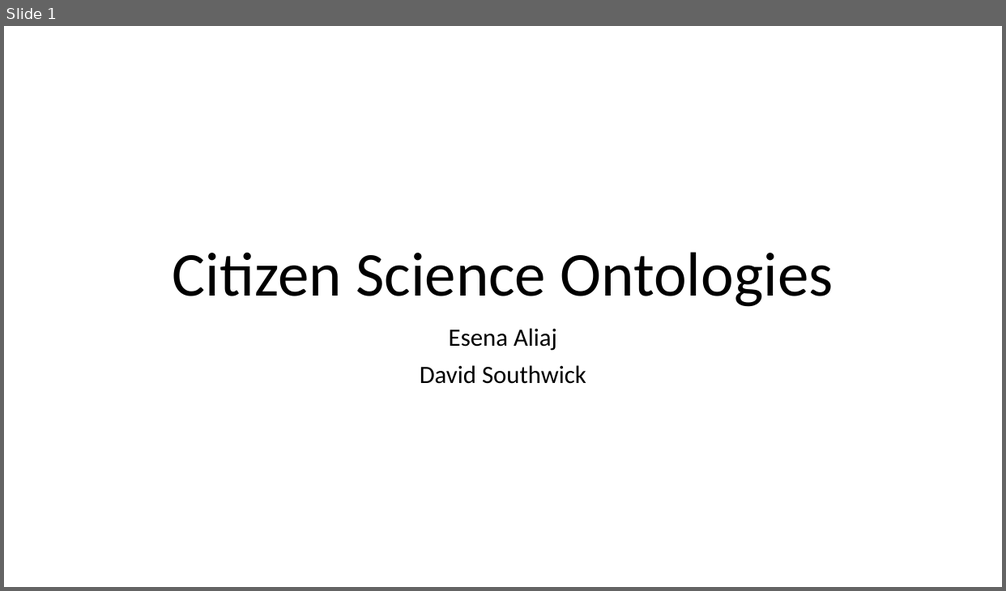
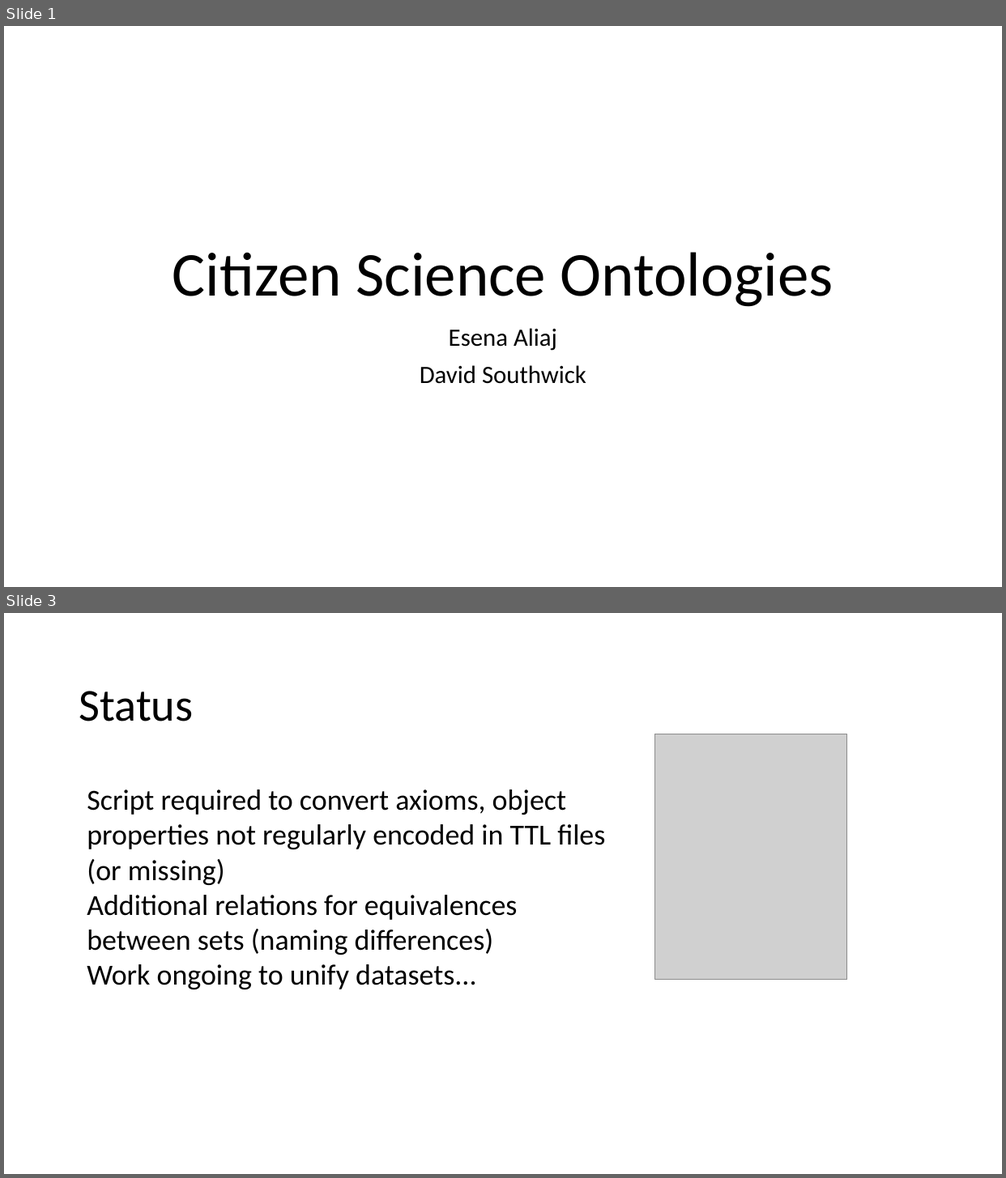
Before and after one commit to dcsouthwick/WebSemantique, a slide deck: tp2/Presentation.odp. Shown one above the other, each under a label of ours: slide 1 before the commit, slides 1 and 3 after it; the slides between them are not shown. The pictures are 1006x591 and 1006x1178 pixels, drawn with LibreOffice and Linux fonts; fonts in the diff are those of the drawing; grey boxes stand for pictures; background and template pictures are left out. Boxes give left, top, right and bottom in pixels: in the first picture for what was removed or moved away, otherwise in the second. Text is boxed around its words. In the diff, an @@ line names an element or a change of style, - is before the commit and + after.

```diff
--- a/tp2/Presentation.odp
+++ b/tp2/Presentation.odp
@@ slide 3 added at [4, 613, 1002, 1174], background picture (left out) @@
@@ text added at [79, 691, 193, 722], 44 pt, text #000000 @@
+Status
@@ picture added at [655, 735, 847, 980] @@
@@ text added at [87, 790, 605, 990], 28 pt, text #000000 @@
+● Script required to convert axioms, object properties not regularly encoded in TTL files (or missing)
+● Additional relations for equivalences between sets (naming differences)
+● Work ongoing to unify datasets...
```
Also in this commit, not shown: 2 slides changed, 1 other file.
